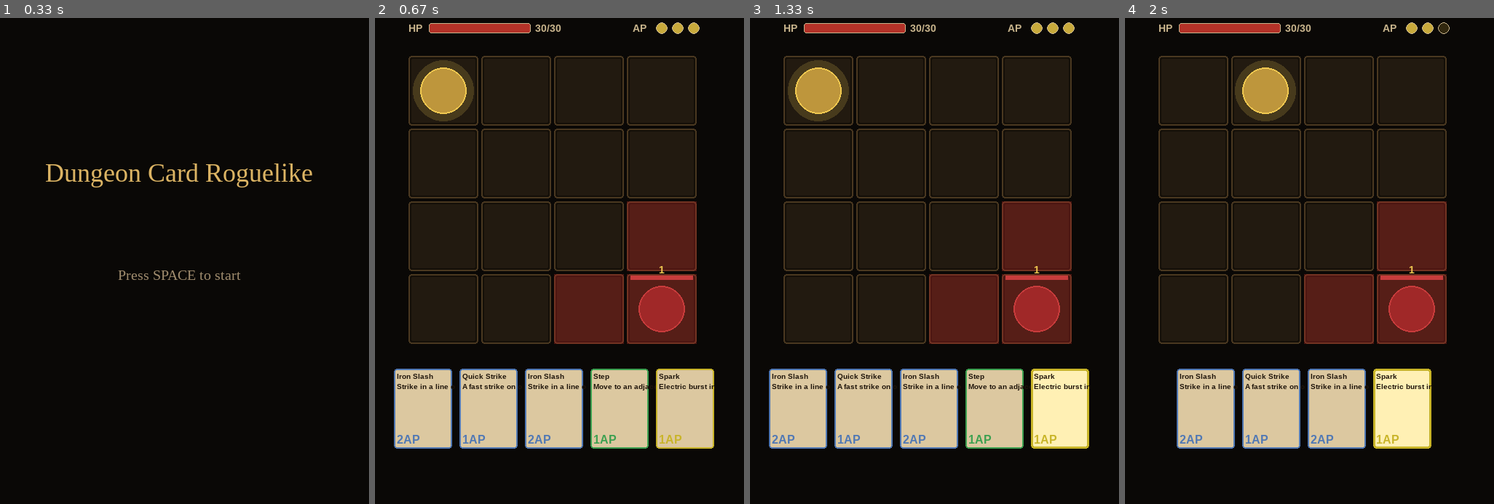
Above: before the commit, frames 1-4 (left to right).
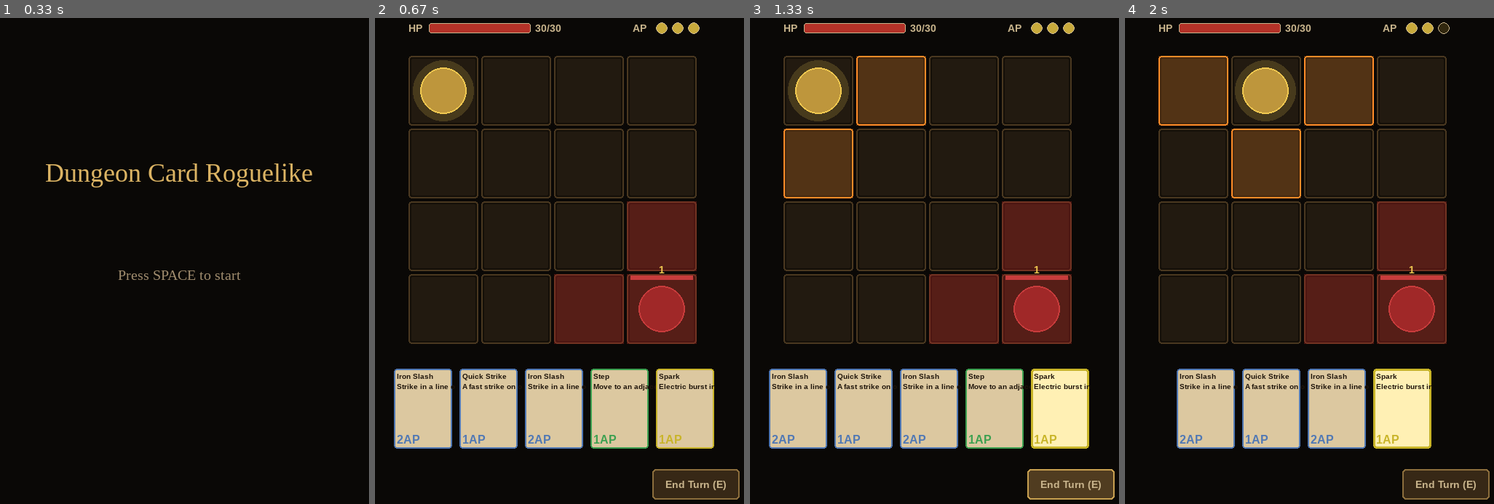
Above: after the commit, the same moments.

Repository: ParanyuLion/pygame-cardgame
Game: pygame game, started from main.py
Same seed, same stepped clock (60 frames per second), same inputs: the game is played once before the commit and once after it.
Inputs (mouse positions are in pixels of both pictures, inside the frame that each line leads up to):
- Up to frame 1 (0.33 s): no input
- Up to frame 2 (0.67 s): tap Space at 0.33 s
- Up to frame 3 (1.33 s): press the mouse at (1071, 484) at 0.7 s; move the mouse to (1074, 465) at 0.8 s; release the mouse at (1078, 445) at 0.93 s; click (1071, 484) at 1.05 s, where only the run after the commit has a clickable "End Turn (E)"
- Up to frame 4 (2 s): hold Right 1.33-1.8 s; press the mouse at (1446, 484) at 1.87 s; move the mouse to (1383, 299) at 1.97 s

Frame 1 is identical in both runs. In frame 2, 1.5% of the frame differs, in the area x 75-99%, y 92-100%; in frame 3, 6.9%; in frame 4, 9.6%, in the area x 9-99%, y 7-100%.

Commit message:
feat: add end turn button to HUD and highlight card movement range in battle scene

Diff:
--- a/src/presentation/input_handler.py
+++ b/src/presentation/input_handler.py
@@ -8,6 +8,7 @@
 from src.use_cases.end_turn import EndTurnUseCase
 from src.presentation.renderers.hand_renderer import HandRenderer
 from src.presentation.renderers.grid_renderer import GridRenderer
+from src.presentation.renderers.hud_renderer import END_TURN_RECT
 
 _ARROW_TO_OFFSET: dict[int, tuple[int, int]] = {
     pygame.K_UP:    (0, -1),
@@ -45,6 +46,10 @@
         self._drag_card_id: str | None = None
         self._drag_start: tuple[int, int] | None = None
         self._dragging: bool = False
+
+    @property
+    def selected_card_id(self) -> str | None:
+        return self._selected_card_id
 
     def handle_event(self, event: pygame.event.Event) -> None:
         if event.type == pygame.KEYDOWN:
@@ -118,6 +123,9 @@
         self._dragging = False
 
     def _handle_click(self, pos: tuple[int, int]) -> None:
+        if END_TURN_RECT.collidepoint(pos):
+            self._end_turn.execute()
+            return
         state = self._repo.get()
         clicked_card = self._hand_renderer.card_at_point(pos, state.hand)
         if clicked_card is not None:
--- a/src/presentation/renderers/grid_renderer.py
+++ b/src/presentation/renderers/grid_renderer.py
@@ -44,6 +44,22 @@
         inner = rect.inflate(-10, -10)
         pygame.draw.rect(surface, color, inner, border_radius=3)
 
+    def render_highlights(
+        self,
+        surface: pygame.Surface,
+        positions: list[Position],
+        is_move: bool,
+    ) -> None:
+        if not positions:
+            return
+        color = (80, 140, 255) if is_move else (255, 140, 40)
+        overlay = pygame.Surface((TILE_SIZE, TILE_SIZE), pygame.SRCALPHA)
+        overlay.fill((*color, 55))
+        for pos in positions:
+            x, y = self.tile_to_screen(pos)
+            surface.blit(overlay, (x, y))
+            pygame.draw.rect(surface, color, pygame.Rect(x, y, TILE_SIZE, TILE_SIZE), width=2, border_radius=4)
+
     def tile_to_screen(self, pos: Position) -> tuple[int, int]:
         x = GRID_OFFSET_X + pos.col * (TILE_SIZE + TILE_GAP)
         y = GRID_OFFSET_Y + pos.row * (TILE_SIZE + TILE_GAP)
--- a/src/presentation/renderers/hud_renderer.py
+++ b/src/presentation/renderers/hud_renderer.py
@@ -19,6 +19,12 @@
 _RIGHT_MARGIN = 80
 _WINDOW_W = 560
 
+END_TURN_RECT = pygame.Rect(415, 628, 120, 42)
+_COLOR_BTN_NORMAL = (55, 40, 22)
+_COLOR_BTN_HOVER = (80, 60, 32)
+_COLOR_BTN_BORDER = (140, 110, 60)
+_COLOR_BTN_BORDER_HOVER = (200, 160, 80)
+
 
 class HudRenderer:
     def __init__(self) -> None:
@@ -30,6 +36,18 @@
 
         self._render_hp(surface, player)
         self._render_ap(surface, player)
+        self._render_end_turn_button(surface)
+
+    def _render_end_turn_button(self, surface: pygame.Surface) -> None:
+        hovered = END_TURN_RECT.collidepoint(pygame.mouse.get_pos())
+        bg = _COLOR_BTN_HOVER if hovered else _COLOR_BTN_NORMAL
+        border = _COLOR_BTN_BORDER_HOVER if hovered else _COLOR_BTN_BORDER
+        pygame.draw.rect(surface, bg, END_TURN_RECT, border_radius=5)
+        pygame.draw.rect(surface, border, END_TURN_RECT, width=2, border_radius=5)
+        label = self._font.render("End Turn (E)", True, _COLOR_TEXT)
+        lx = END_TURN_RECT.centerx - label.get_width() // 2
+        ly = END_TURN_RECT.centery - label.get_height() // 2
+        surface.blit(label, (lx, ly))
 
     def _render_hp(self, surface: pygame.Surface, player: Player) -> None:
         label = self._font.render("HP", True, _COLOR_TEXT)
--- a/src/presentation/scenes/battle_scene.py
+++ b/src/presentation/scenes/battle_scene.py
@@ -59,8 +59,24 @@
     def render(self, surface: pygame.Surface) -> None:
         state = self._repo.get()
         self._grid_renderer.render(surface, state.grid)
+        self._render_range_highlights(surface, state)
         self._intent_renderer.render(surface, state.enemies, state.grid)
         self._entity_renderer.render(surface, state.player)
         self._enemy_renderer.render(surface, state.enemies)
         self._hand_renderer.render(surface, state.hand)
         self._hud_renderer.render(surface, state.player)
+
+    def _render_range_highlights(self, surface, state) -> None:
+        selected_id = self._input_handler.selected_card_id
+        if selected_id is None:
+            return
+        card = next((c for c in state.hand if c.id == selected_id), None)
+        if card is None:
+            return
+        p = state.player.position
+        highlights = [
+            pos for pos in state.grid.tiles
+            if abs(pos.col - p.col) + abs(pos.row - p.row) == 1
+            and (not card.is_move_card() or state.grid.is_passable(pos))
+        ]
+        self._grid_renderer.render_highlights(surface, highlights, card.is_move_card())
